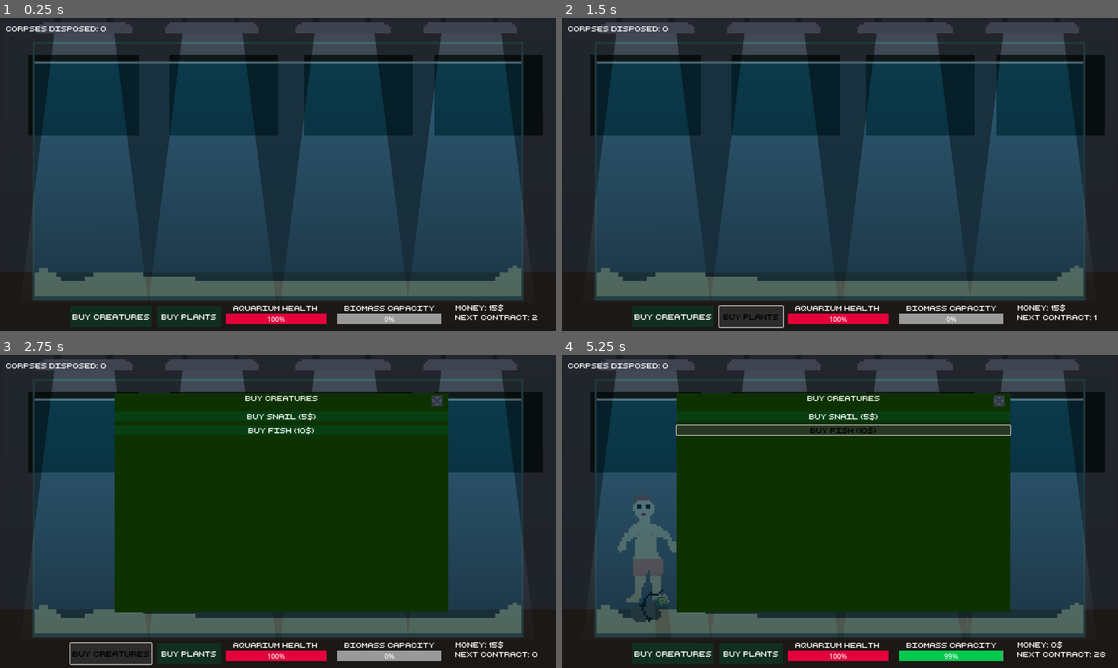
Above: before the commit, frames 1-4 (two rows, left to right).
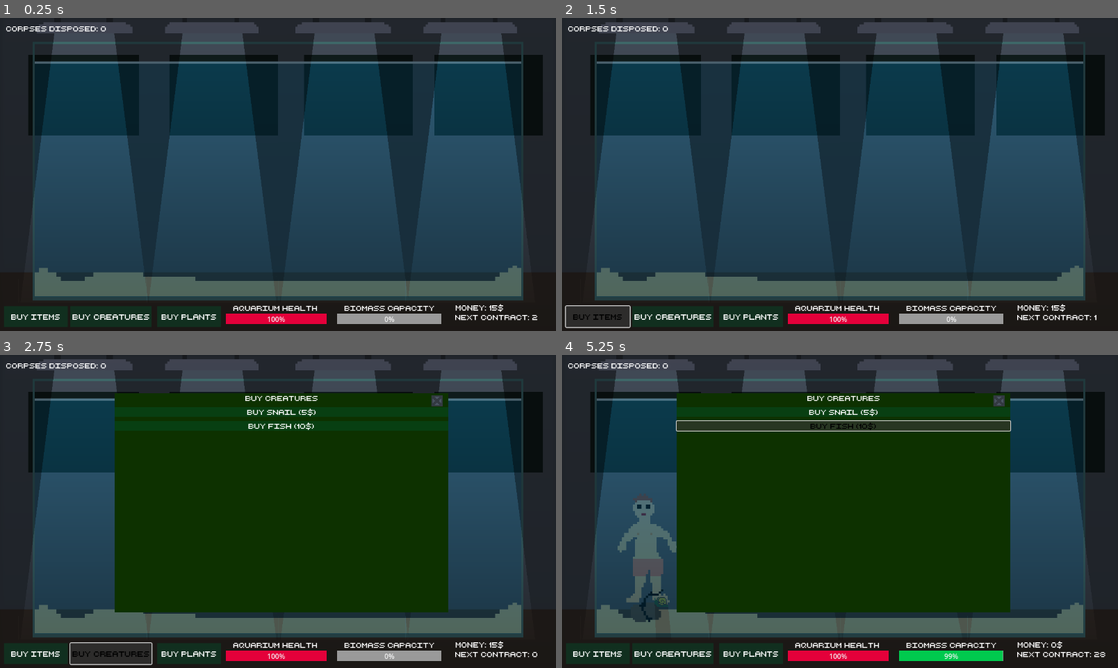
Above: after the commit, the same moments.

Repository: adrientremblay/ld56
Game: Godot game, scene res://scenes/game_screen.tscn
Two runs of this game, one before a commit and one after it. Both use one fixed random seed, a clock stepped at 60 frames per second and the inputs below.
Inputs:
- Up to frame 1 (0.25 s): no input
- Up to frame 2 (1.5 s): click "Buy Plants" at 0.5 s; click "Buy Plants" (after the commit: "Buy Items") at 1.25 s
- Up to frame 3 (2.75 s): click "Buy Creatures" at 2 s
- Up to frame 4 (5.25 s): click "buy snail (5$)" at 2.75 s; click "Accept" at 3.5 s; click "Buy Creatures" at 4.25 s; click "Buy Fish (10$)" at 5 s

The runs differ from the first frame. In frame 1, 0.1% of the frame differs, in the area x 2-11%, y 94-97%; in frame 2, 1.0%; in frame 3, 0.6%; in frame 4, 2.3%, in the area x 2-81%, y 17-97%.

Commit message:
Plant artwork

Diff:
--- a/scenes/UI.gd
+++ b/scenes/UI.gd
@@ -22,3 +22,6 @@
 
 func _on_close_creature_menu_pressed() -> void:
 	creature_menu.visible = false
+
+func _on_close_plant_menu_pressed() -> void:
+	$PlantMenu.visible = false
--- a/scenes/game_screen.tscn
+++ b/scenes/game_screen.tscn
@@ -181,7 +181,7 @@
 icon_alignment = 1
 expand_icon = true
 
-[node name="Button" type="Button" parent="UI"]
+[node name="PlantsButton" type="Button" parent="UI"]
 light_mask = 0
 layout_mode = 0
 offset_left = 362.0
@@ -192,6 +192,7 @@
 text = "Buy Plants"
 
 [node name="CreatureMenu" type="Panel" parent="UI"]
+visible = false
 light_mask = 0
 layout_mode = 0
 offset_left = 264.0
@@ -213,11 +214,6 @@
 text = "Buy Creatures"
 horizontal_alignment = 1
 
-[node name="ScrollContainer" type="ScrollContainer" parent="UI/CreatureMenu/BoxContainer"]
-layout_mode = 2
-horizontal_scroll_mode = 0
-vertical_scroll_mode = 2
-
 [node name="BuySnail" type="Button" parent="UI/CreatureMenu/BoxContainer"]
 light_mask = 0
 layout_mode = 2
@@ -231,6 +227,44 @@
 text = "Buy Fish (10$)"
 
 [node name="CloseCreatureMenu" type="TextureButton" parent="UI/CreatureMenu"]
+light_mask = 0
+layout_mode = 2
+offset_left = 729.0
+offset_top = 5.0
+offset_right = 755.0
+offset_bottom = 30.0
+texture_normal = ExtResource("15_purco")
+stretch_mode = 0
+
+[node name="PlantMenu" type="Panel" parent="UI"]
+visible = false
+light_mask = 0
+offset_left = 264.0
+offset_top = 88.0
+offset_right = 1032.0
+offset_bottom = 592.0
+theme = ExtResource("4_gs2f0")
+
+[node name="BoxContainer" type="BoxContainer" parent="UI/PlantMenu"]
+material = SubResource("CanvasItemMaterial_r6l3h")
+layout_mode = 2
+offset_right = 768.0
+offset_bottom = 504.0
+theme_override_constants/separation = 10
+vertical = true
+
+[node name="Label" type="Label" parent="UI/PlantMenu/BoxContainer"]
+layout_mode = 2
+text = "Buy Plants"
+horizontal_alignment = 1
+
+[node name="BuySnail" type="Button" parent="UI/PlantMenu/BoxContainer"]
+light_mask = 0
+layout_mode = 2
+theme = ExtResource("4_gs2f0")
+text = "Buy Stem Plant (15$)"
+
+[node name="ClosePlantMenu" type="TextureButton" parent="UI/PlantMenu"]
 light_mask = 0
 layout_mode = 2
 offset_left = 729.0
@@ -406,6 +440,15 @@
 theme = ExtResource("4_gs2f0")
 text = "Corpses Disposed: 0"
 
+[node name="Button" type="Button" parent="UI"]
+light_mask = 0
+offset_left = 9.0
+offset_top = 663.0
+offset_right = 156.0
+offset_bottom = 711.0
+theme = ExtResource("4_gs2f0")
+text = "Buy Items"
+
 [node name="Music" type="AudioStreamPlayer" parent="."]
 stream = ExtResource("12_x36kj")
 volume_db = -15.974
@@ -433,6 +476,7 @@
 [connection signal="pressed" from="UI/CreatureMenu/BoxContainer/BuySnail" to="." method="_on_buy_snail_pressed"]
 [connection signal="pressed" from="UI/CreatureMenu/BoxContainer/BuyFish" to="." method="_on_buy_fish_pressed"]
 [connection signal="pressed" from="UI/CreatureMenu/CloseCreatureMenu" to="UI" method="_on_close_creature_menu_pressed"]
+[connection signal="pressed" from="UI/PlantMenu/ClosePlantMenu" to="UI" method="_on_close_plant_menu_pressed"]
 [connection signal="contract_menu_opened" from="UI/ContractMenu" to="UI" method="_on_contract_menu_contract_menu_opened"]
 [connection signal="should_spawn_corpse" from="UI/ContractMenu" to="." method="_on_contract_menu_should_spawn_corpse"]
 [connection signal="timeout" from="UI/ContractMenu/NewContractTimer" to="UI/ContractMenu" method="_on_new_contract_timer_timeout"]
Binary file added: assets/art/plant.aseprite
Binary file added: assets/art/plant.png
